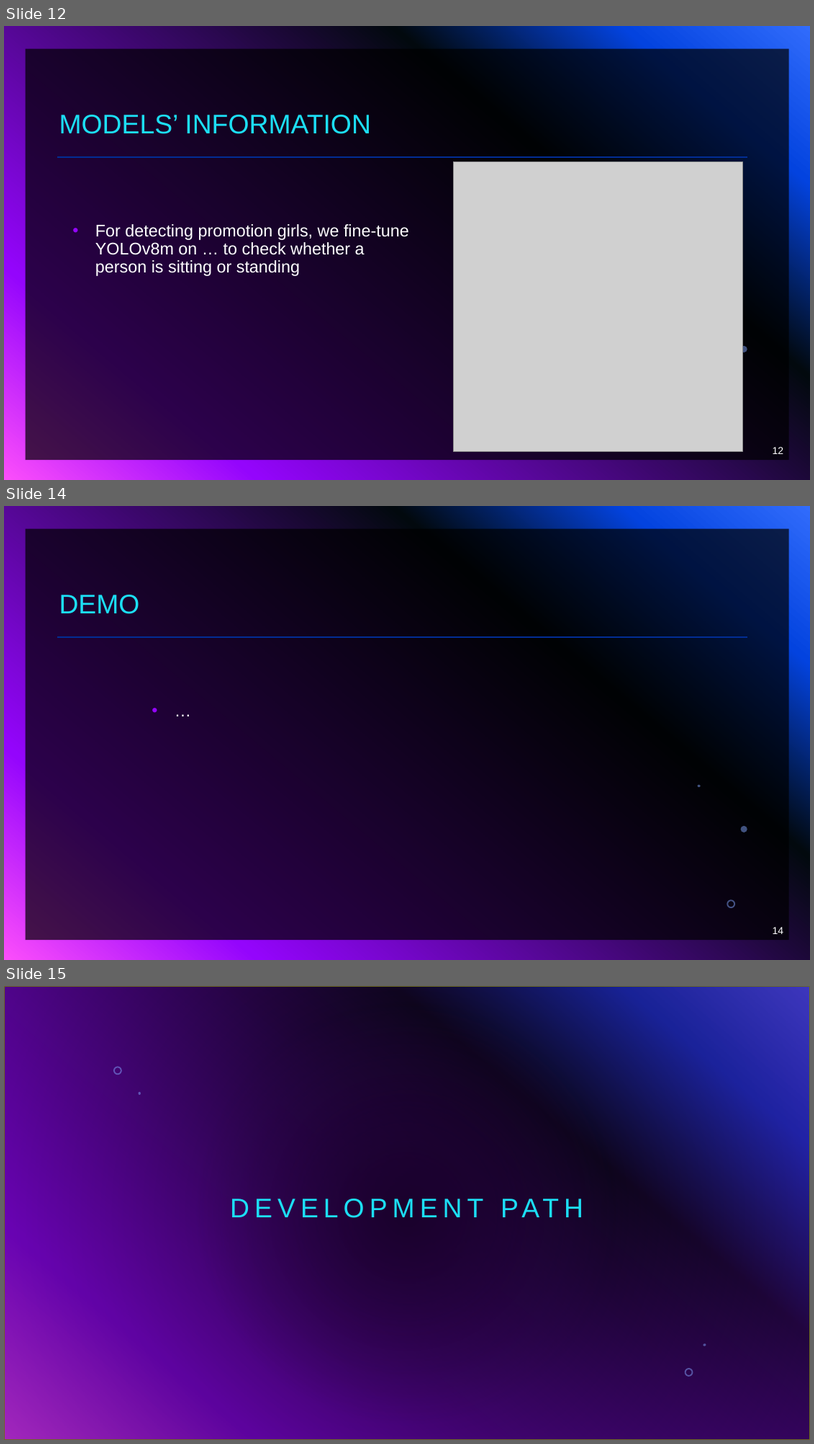
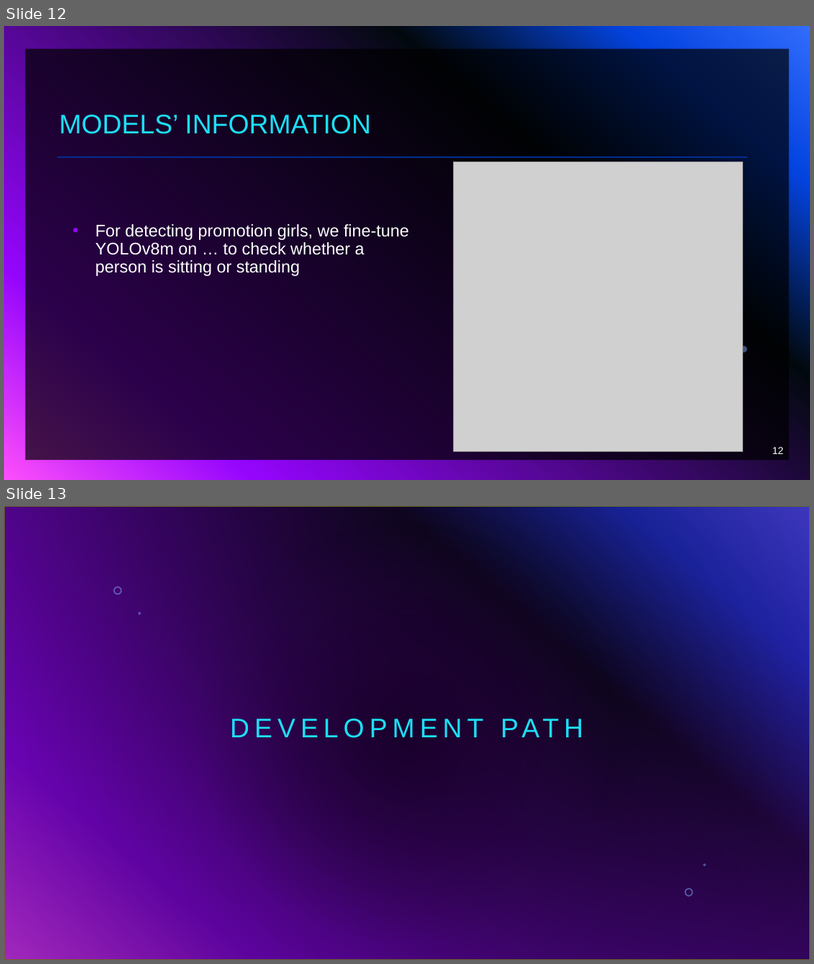
Before and after one commit to Jun0se7en/HACKHCMC2024, a slide deck: DIGITAL EMPOWERMENT.pptx. Shown one above the other, each under a label of ours: slides 12, 14 and 15 before the commit, slides 12 and 13 after it; the slides between them are not shown. The pictures are 814x1444 and 814x964 pixels, drawn with LibreOffice and Linux fonts; fonts in the diff are those of the drawing; grey boxes stand for pictures; background and template pictures are left out. Boxes give left, top, right and bottom in pixels: in the first picture for what was removed or moved away, otherwise in the second. Text is boxed around its words. In the diff, an @@ line names an element or a change of style, - is before the commit and + after.

```diff
--- a/DIGITAL EMPOWERMENT.pptx
+++ b/DIGITAL EMPOWERMENT.pptx
@@ slide 14 removed at <box>4,506,810,960</box>, background gradient #316CFC to #0343DF to #02090E to #9405FC to #FC4EFB; not listed: 3 template elements that a slide beside it also shows @@
@@ title removed at <box>59,595,140,614</box> @@
-DEMO
@@ text removed at <box>116,699,615,767</box> @@
-  • …
@@ freeform shape removed at <box>698,784,701,787</box> @@
@@ freeform shape removed at <box>728,899,736,908</box> @@
@@ page number removed at <box>773,926,784,934</box> @@
-14
@@ what was slide 15 is now slide 13 @@
```
Also in this commit, not shown: 1 slide changed, 1 other slide removed.
